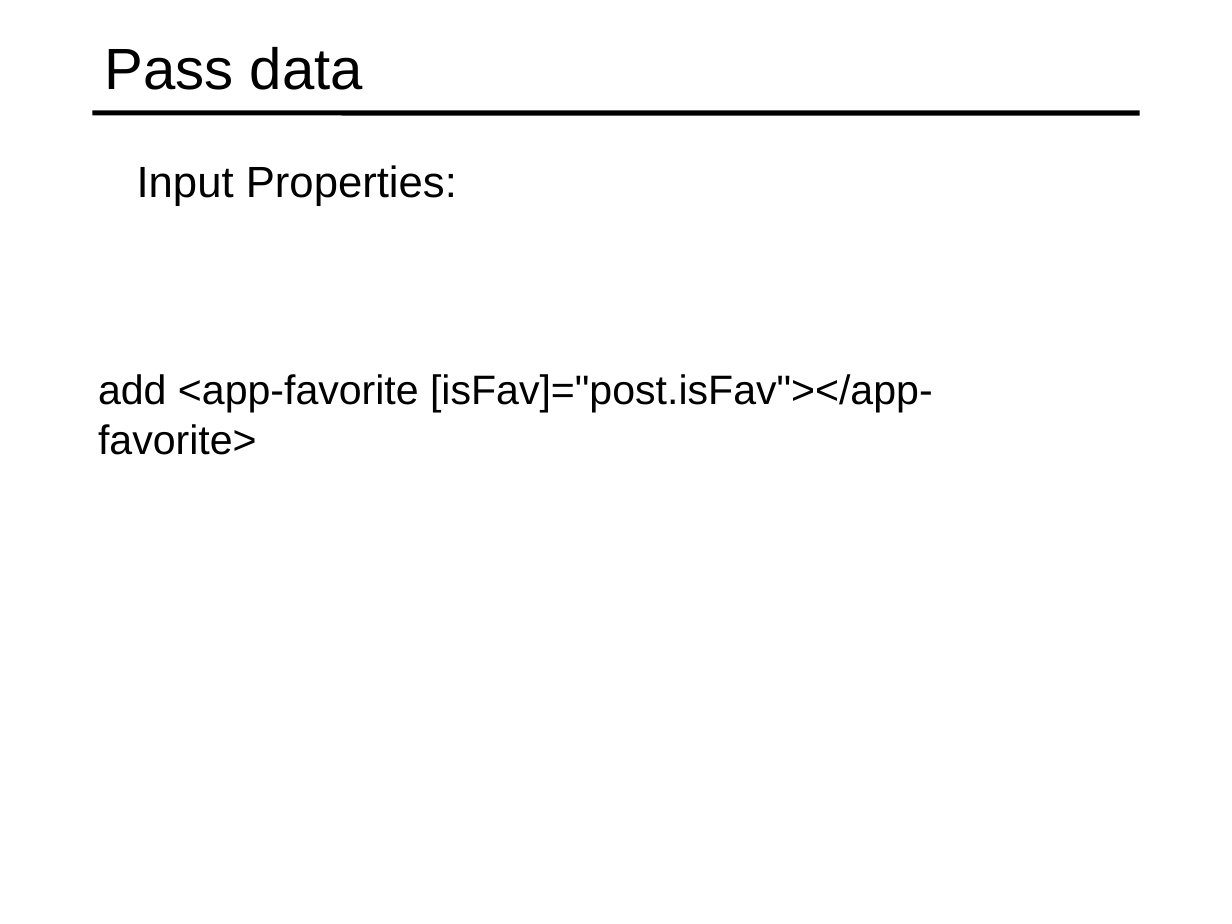
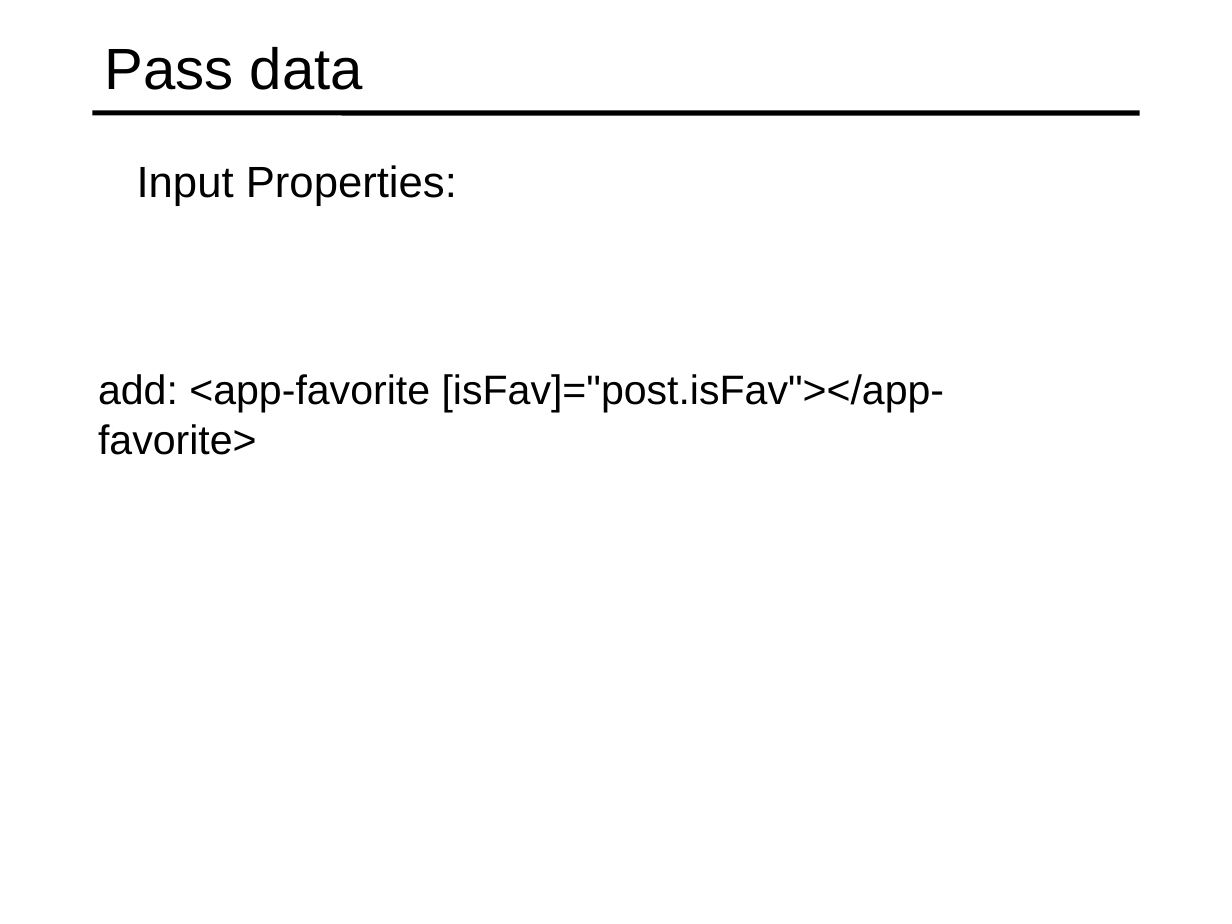
Before and after one commit to specter01wj/Jago_Link_Training, a slide deck: slide 4 of Angular/Angular7/Angular Advanced Course/Essentials/3.Building Re-usable Components/L3_Building Re-usable Components.ppt. Drawn at 1232x924 pixels with LibreOffice and Linux fonts; fonts in the diff are those of the drawing. Boxes give left, top, right and bottom in pixels: in the first picture for what was removed or moved away, otherwise in the second. Text is boxed around its words. In the diff, an @@ line names an element or a change of style, - is before the commit and + after.

```diff
--- a/Angular/Angular7/Angular Advanced Course/Essentials/3.Building Re-usable Components/L3_Building Re-usable Components.ppt
+++ b/Angular/Angular7/Angular Advanced Course/Essentials/3.Building Re-usable Components/L3_Building Re-usable Components.ppt
@@ text at (98, 374, 945, 455): text changed @@
-  add <app-favorite [isFav]="post.isFav"></app-favorite>
+  add: <app-favorite [isFav]="post.isFav"></app-favorite>
```
Also in this commit, not shown: 2 other slides changed.
